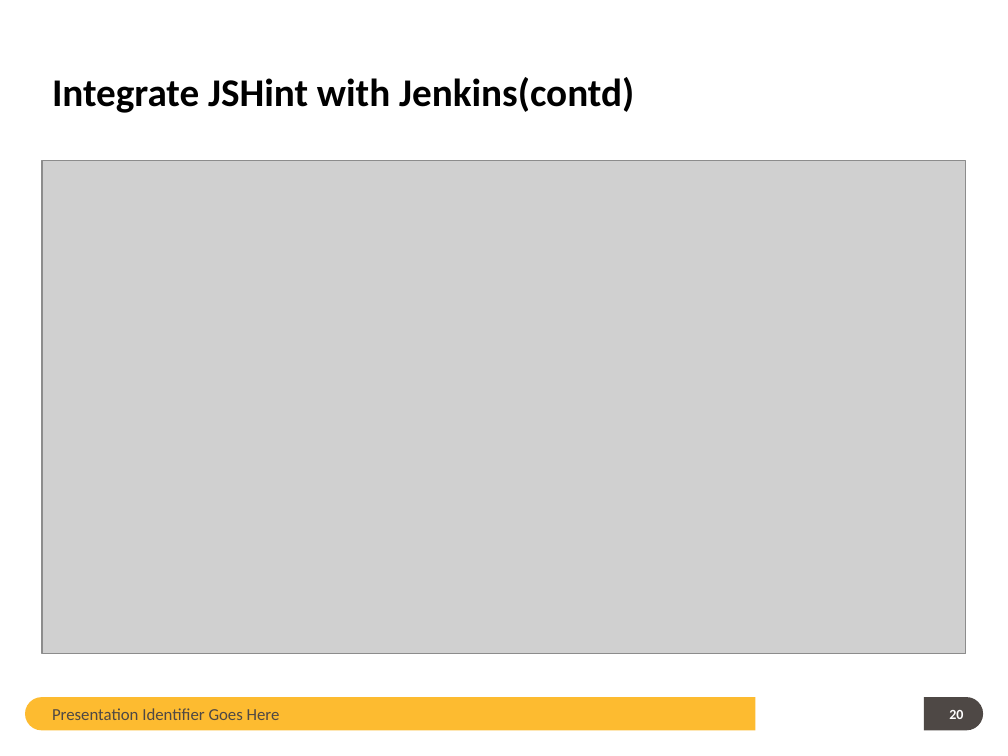
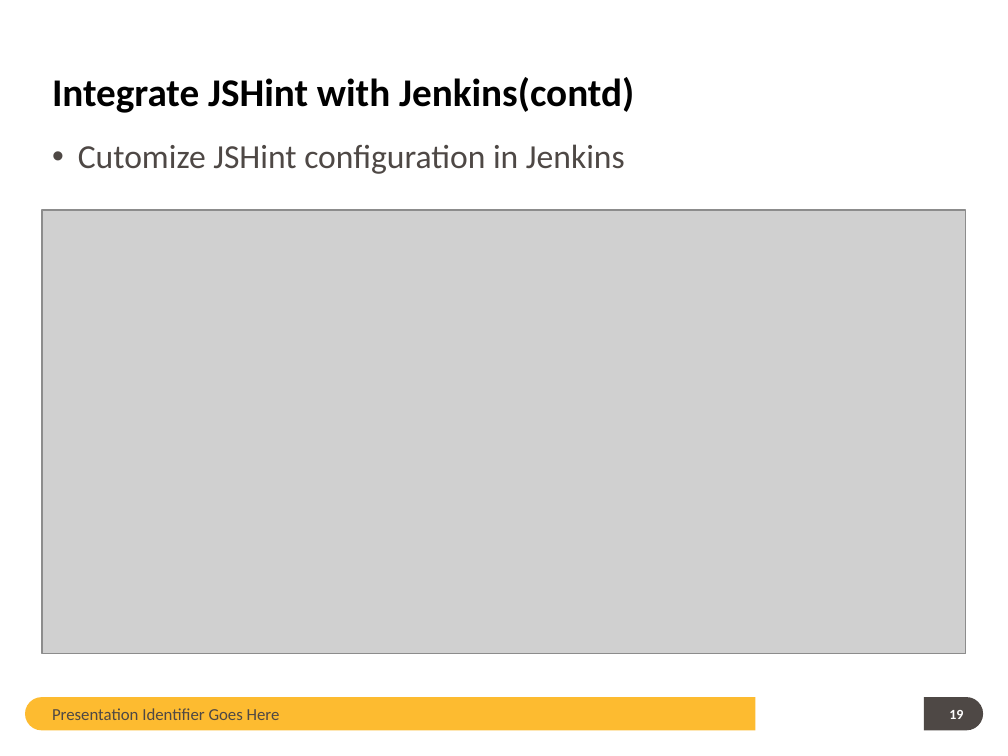
Before and after one commit to guangweiqiao/EIMS, a slide deck: slide 19 of EIMS/doc/JSHint TOI.pptx (slide 20 before the commit). Drawn at 1008x756 pixels with LibreOffice and Linux fonts; fonts in the diff are those of the drawing; grey boxes stand for pictures; background and template pictures are left out. Boxes give left, top, right and bottom in pixels: in the first picture for what was removed or moved away, otherwise in the second. Text is boxed around its words. In the diff, an @@ line names an element or a change of style, - is before the commit and + after.

```diff
--- a/EIMS/doc/JSHint TOI.pptx
+++ b/EIMS/doc/JSHint TOI.pptx
@@ text added at (x1=78, y1=144, x2=625, y2=174), 24 pt, text #4E4845 @@
+• Cutomize JSHint configuration in Jenkins
@@ picture resized from (x1=42, y1=161, x2=967, y2=654) to (x1=42, y1=210, x2=967, y2=653) @@
@@ page number at (x1=949, y1=710, x2=963, y2=719): text changed @@
-20
+19
```
Also in this commit, not shown: 13 other slides changed, 1 slide removed.
